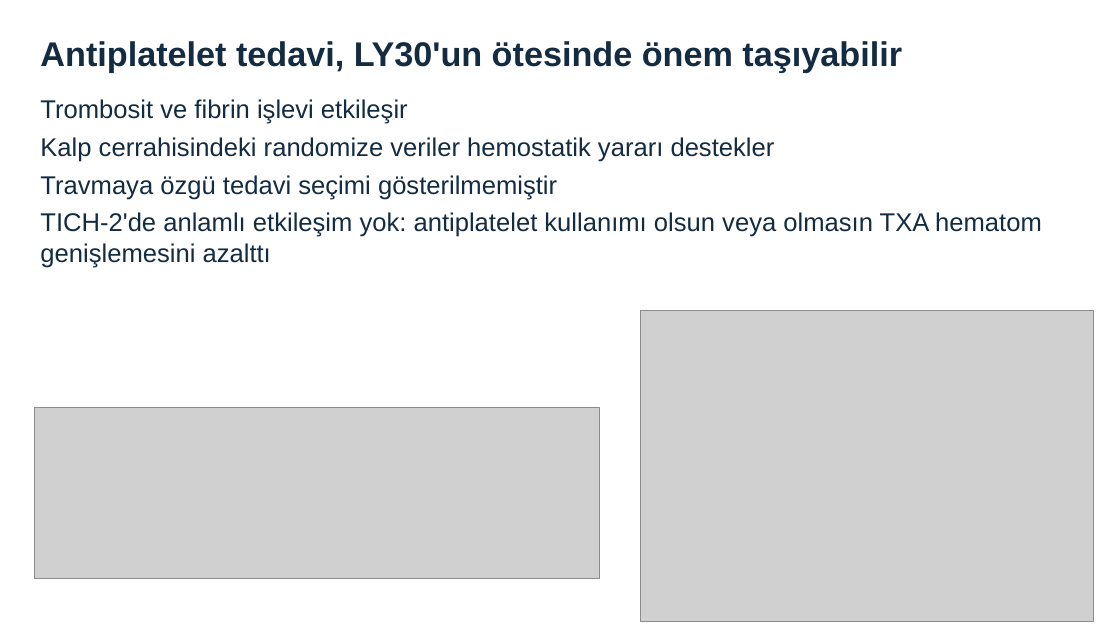
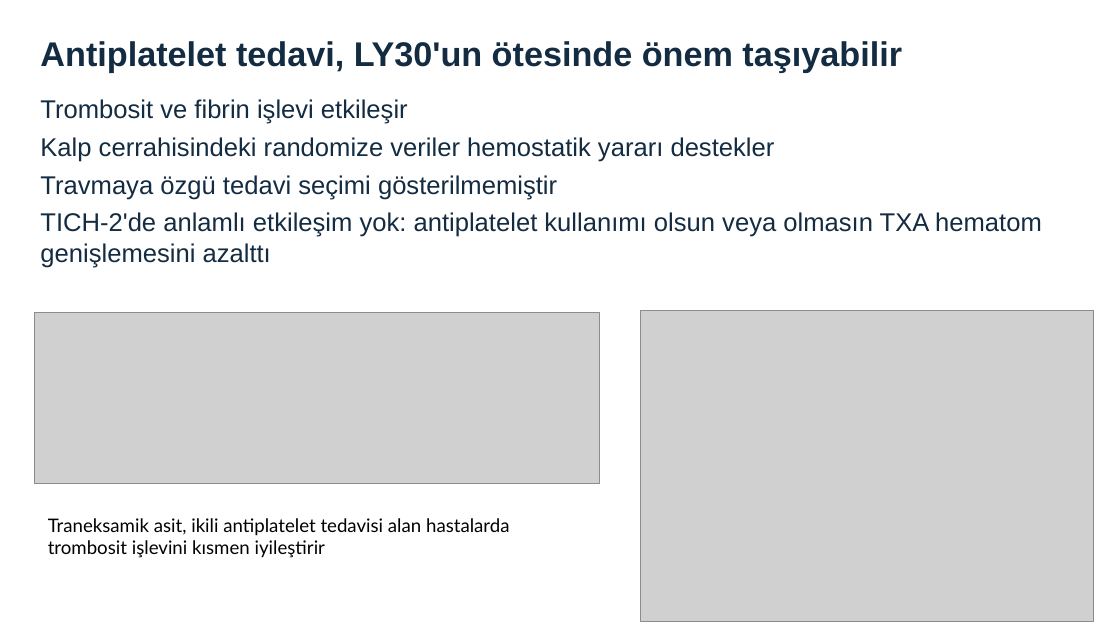
Before and after one commit to cryanking/cryanking.github.io, a slide deck: slide 39 of lectures/tark/TXA_Trauma_English_Turkish.pptx (slide 38 before the commit). Drawn at 1120x630 pixels with LibreOffice and Linux fonts; fonts in the diff are those of the drawing; grey boxes stand for pictures. Boxes give left, top, right and bottom in pixels: in the first picture for what was removed or moved away, otherwise in the second. Text is boxed around its words. In the diff, an @@ line names an element or a change of style, - is before the commit and + after.

```diff
--- a/lectures/tark/TXA_Trauma_English_Turkish.pptx
+++ b/lectures/tark/TXA_Trauma_English_Turkish.pptx
@@ picture: place and size @@
-picture at (34, 408, 600, 579)
+picture at (34, 312, 600, 483)
@@ text added at (48, 518, 510, 558), 18 pt, text #000000 @@
+Traneksamik asit, ikili antiplatelet tedavisi alan hastalarda trombosit işlevini kısmen iyileştirir
```
Also in this commit, not shown: 14 other slides changed, 1 slide added.
